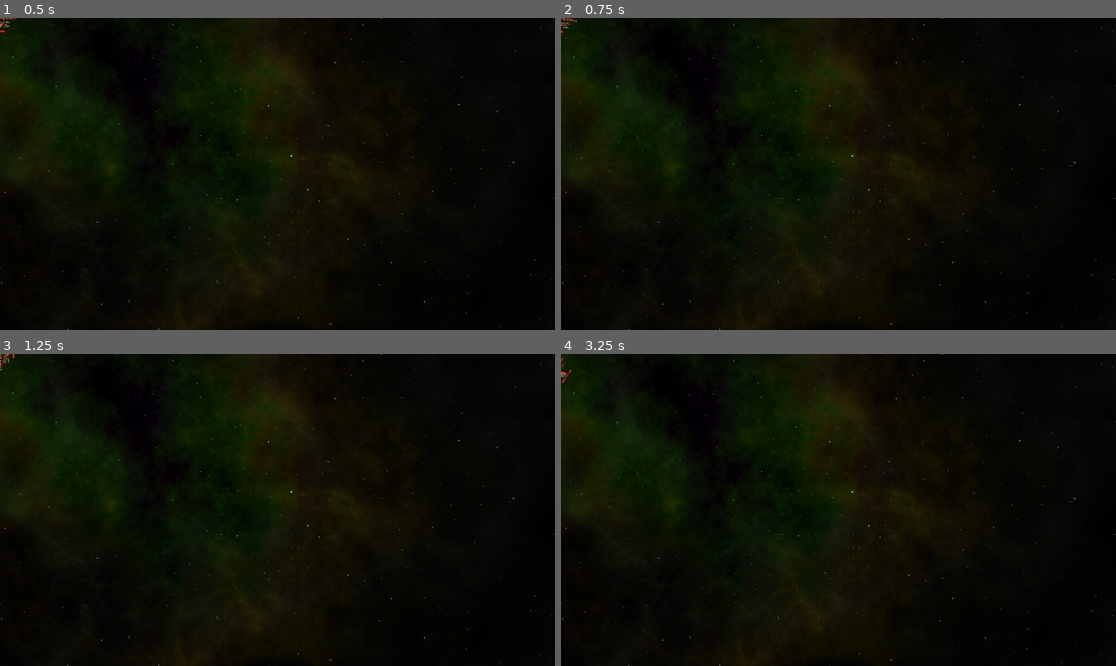
Above: before the commit, frames 1-4 (two rows, left to right).
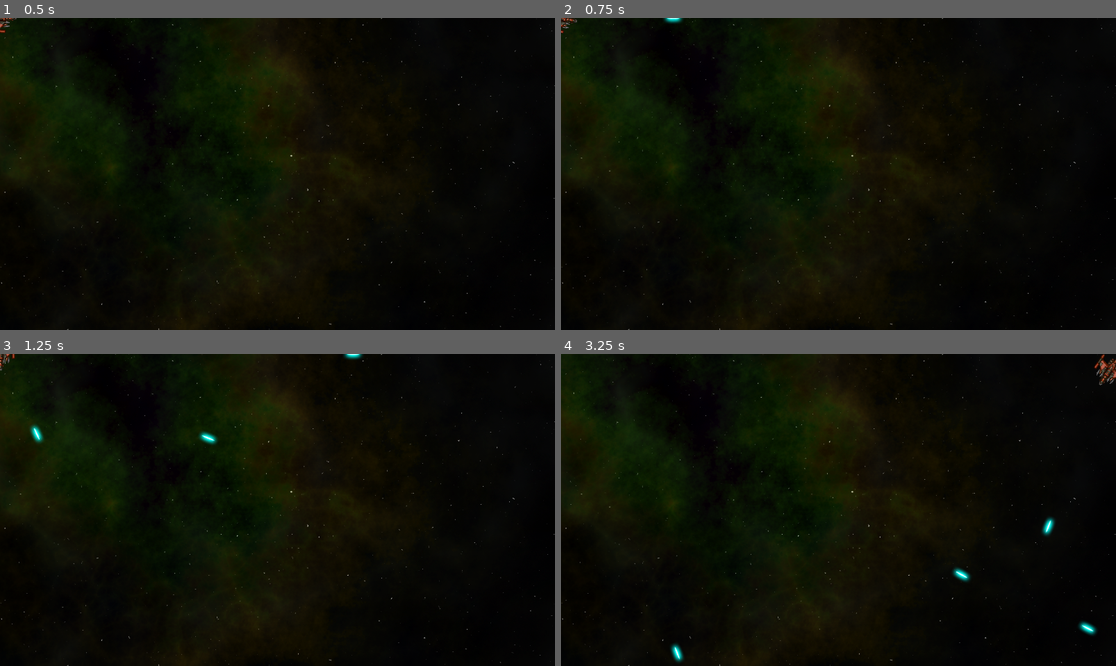
Above: after the commit, the same moments.

Repository: Pepice23/Pepis_Space_Shooter
Game: Godot game, scene res://main.tscn
The game is run twice, just before and just after one commit, with the same random seed, the same clock (stepped at 60 frames per second) and the same inputs.
Inputs:
- Up to frame 1 (0.5 s): no input
- Up to frame 2 (0.75 s): tap Enter at 0.5 s; hold D (rotate_right) from 0.53 s (still down); hold Space (shoot) from 0.53 s (still down)
- Up to frame 3 (1.25 s): keep holding D (rotate_right); keep holding Space (shoot)
- Up to frame 4 (3.25 s): release D (rotate_right) at 1.28 s; release Space (shoot) at 1.28 s; hold A (rotate_left) 1.28-2.03 s; tap Space (shoot) at 1.35, 2.85 s; hold D (rotate_right) 2.03-2.78 s; hold Space (shoot) 2.03-2.78 s; hold W (thrust) from 2.78 s (still down)

Frame 1 is identical in both runs. In frame 2, less than 0.1% of the frame differs, in the area x 18-22%, y 0-2%; in frame 3, 0.2%; in frame 4, 0.7%, in the area x 0-100%, y 0-99%.

Commit message:
added ability to the player to shoot

Diff:
--- a/player/player.gd
+++ b/player/player.gd
@@ -2,15 +2,21 @@
 
 @export var engine_power = 500
 @export var spin_power = 8000
+@export var bullet_scene : PackedScene
+@export var fire_rate = 0.25
 
 var thrust = Vector2.ZERO
 var rotation_dir = 0
+var screensize = Vector2.ZERO
+var can_shoot = true
 
 enum {INIT,ALIVE,INVULNERABLE,DEAD}
 var state = INIT
 
 func _ready():
+	screensize = get_viewport_rect().size
 	change_state(ALIVE)
+	$GunCooldown.wait_time = fire_rate
 
 func change_state(new_state):
 	match new_state:
@@ -33,8 +39,29 @@
 		return
 	if Input.is_action_pressed("thrust"):
 		thrust = transform.x * engine_power
+	if Input.is_action_pressed("shoot") and can_shoot:
+		shoot()
 	rotation_dir = Input.get_axis("rotate_left", "rotate_right")
 
 func _physics_process(_delta):
 	constant_force = thrust
 	constant_torque = rotation_dir * spin_power
+
+func _integrate_forces(physics_state):
+	var xform = physics_state.transform
+	xform.origin.x = wrapf(xform.origin.x, 0, screensize.x)
+	xform.origin.y = wrapf(xform.origin.y, 0, screensize.y)
+	physics_state.transform = xform
+
+func shoot():
+	if state == INVULNERABLE:
+		return
+	can_shoot = false
+	$GunCooldown.start()
+	var b = bullet_scene.instantiate()
+	get_tree().root.add_child(b)
+	b.start($Muzzle.global_transform)
+
+
+func _on_gun_cooldown_timeout():
+	can_shoot = true
--- a/player/player.tscn
+++ b/player/player.tscn
@@ -1,7 +1,8 @@
-[gd_scene load_steps=4 format=3 uid="uid://uh85tpsomfot"]
+[gd_scene load_steps=5 format=3 uid="uid://uh85tpsomfot"]
 
 [ext_resource type="Texture2D" uid="uid://d2748rtiq74ji" path="res://assets/player_ship.png" id="1_112qy"]
 [ext_resource type="Script" path="res://player/player.gd" id="1_tceqe"]
+[ext_resource type="PackedScene" uid="uid://bdm6mmravobvh" path="res://bullet.tscn" id="2_3737b"]
 
 [sub_resource type="CircleShape2D" id="CircleShape2D_11pgd"]
 radius = 30.1496
@@ -10,6 +11,7 @@
 linear_damp = 1.0
 angular_damp = 5.0
 script = ExtResource("1_tceqe")
+bullet_scene = ExtResource("2_3737b")
 
 [node name="Sprite2D" type="Sprite2D" parent="."]
 rotation = 1.5708
@@ -18,3 +20,12 @@
 
 [node name="CollisionShape2D" type="CollisionShape2D" parent="."]
 shape = SubResource("CircleShape2D_11pgd")
+
+[node name="Muzzle" type="Marker2D" parent="."]
+position = Vector2(50, 0)
+
+[node name="GunCooldown" type="Timer" parent="."]
+one_shot = true
+autostart = true
+
+[connection signal="timeout" from="GunCooldown" to="." method="_on_gun_cooldown_timeout"]
